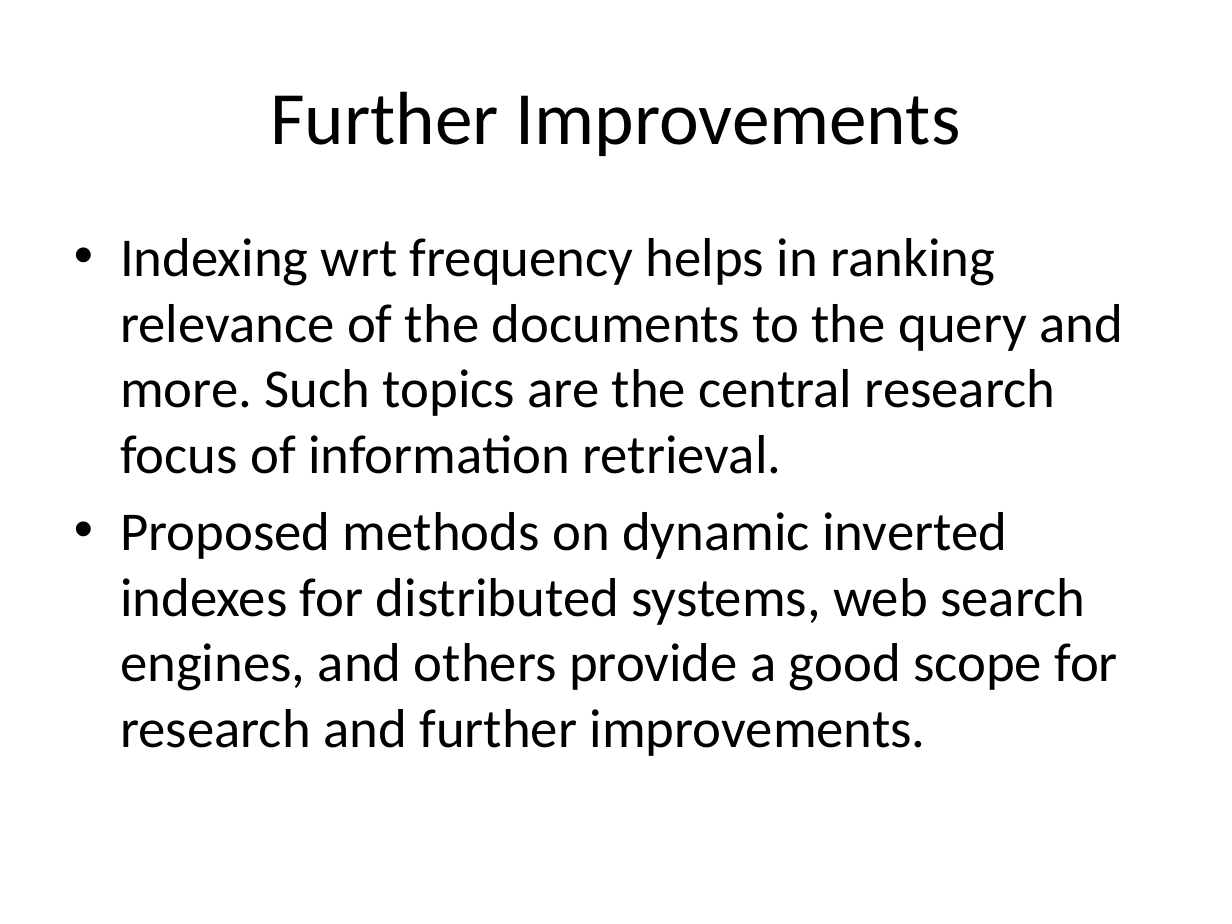
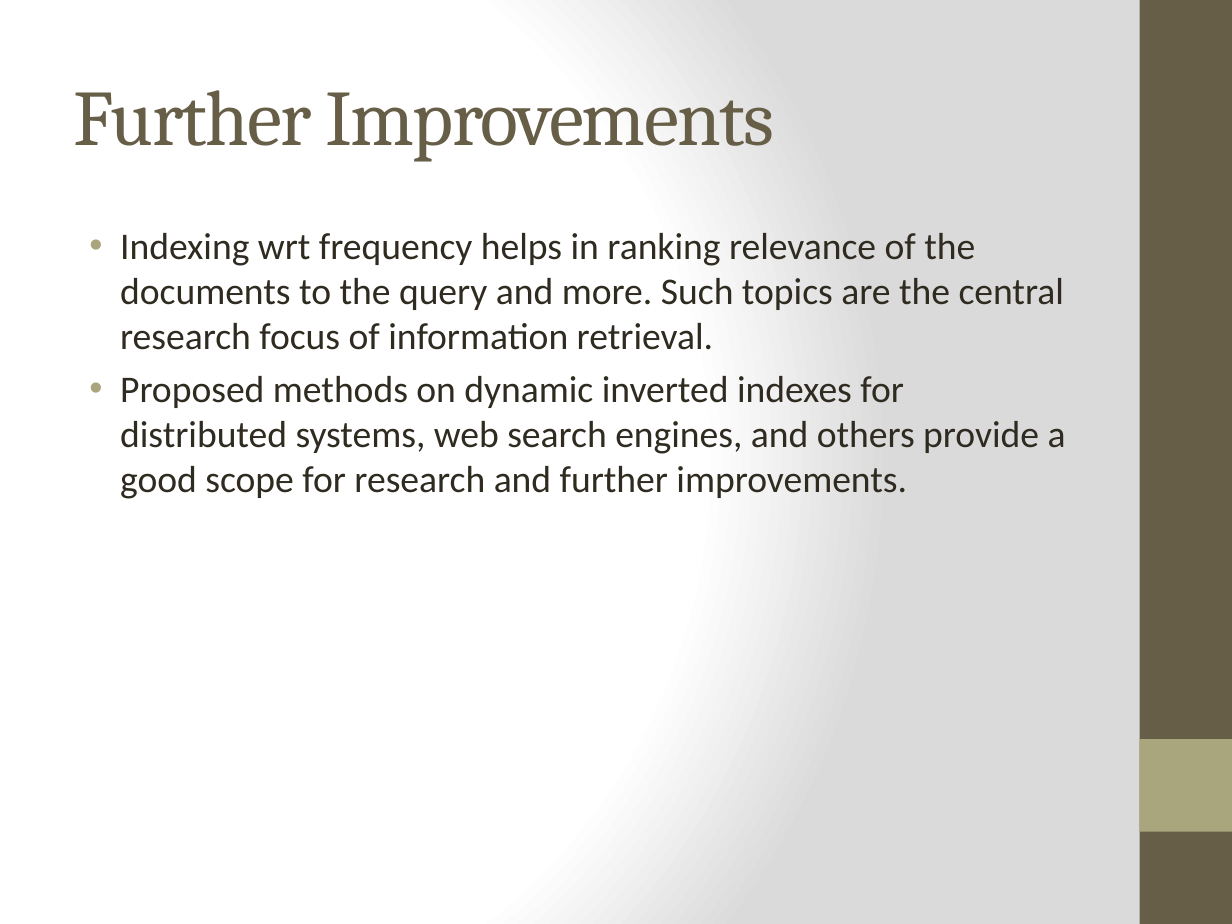
Before and after one commit to prashanthhn25/-emertxe, a slide deck: slide 9 of DataStructure/Project/Doc/Text Indexing.pptx (slide 19 before the commit). Drawn at 1232x924 pixels with LibreOffice and Linux fonts; fonts in the diff are those of the drawing. Boxes give left, top, right and bottom in pixels: in the first picture for what was removed or moved away, otherwise in the second. Text is boxed around its words. In the diff, an @@ line names an element or a change of style, - is before the commit and + after.

```diff
--- a/DataStructure/Project/Doc/Text Indexing.pptx
+++ b/DataStructure/Project/Doc/Text Indexing.pptx
@@ background #FFFFFF to gradient #FFFFFF to #DADADA @@
@@ rectangle added at [1140, 0, 1232, 924], fill #675E47 @@
@@ title "Further Improvements" at [74, 90, 774, 162]: size 44 to 46 pt, font Calibri to Cambria, text colour #000000 to #675E47, letter spacing 0 to -1 pt; alignment centre to left @@
@@ text "Indexing wrt frequency helps in ..." at [120, 233, 1066, 499]: size 32 to 22 pt, text colour #000000 to #2F2B20; indent changed; less space between paragraphs @@
@@ rectangle added at [1140, 739, 1232, 832], fill #A9A57C @@
```
Also in this commit, not shown: 8 other slides changed, 2 slides added, 12 slides removed, 33 other files.
